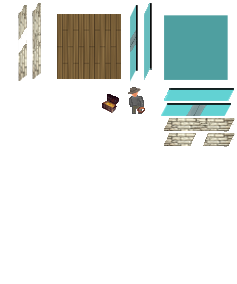
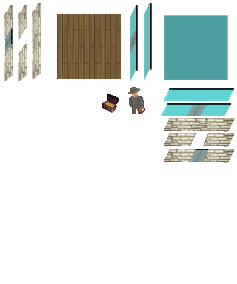
Layer changes from the first (237, 284) image to the second:
added group "stevägg vertikal stängd dörr" with 2 layers above "stevägg horisontell öppen dörr" over (4, 5, 13, 82)
added layer "Layer 29" (3rd of 6, in "stevägg vertikal stängd dörr") in group "stevägg vertikal stängd dörr" over (4, 5, 13, 81)
added layer "Layer 25 kopia" in group "stevägg vertikal stängd dörr" over (5, 5, 13, 82)
added group "stevägg horisontell stängd dörr" with 2 layers above "stevägg horisontell" over (164, 149, 235, 163)
added layer "Layer 29" (5th of 6, in "stevägg horisontell stängd dörr") in group "stevägg horisontell stängd dörr" over (164, 149, 235, 163)
added layer "Layer 26 kopia" in group "stevägg horisontell stängd dörr" over (187, 149, 210, 162)
